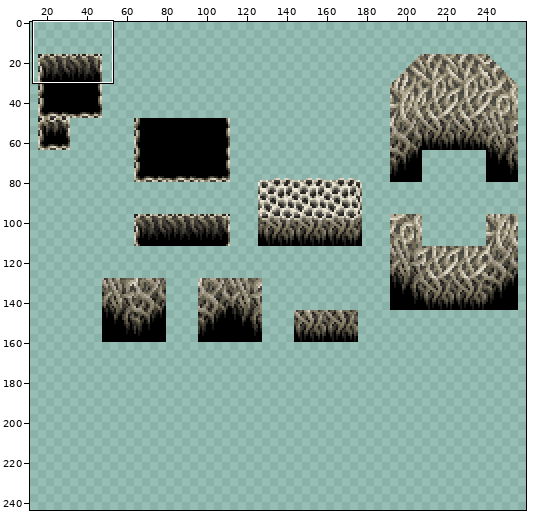
A sprite sheet gets an edit: public/gfx/tiles/vanaraPits.png. Above, an overview of the earlier version with the close-up marked.
Close-up. First the earlier version:
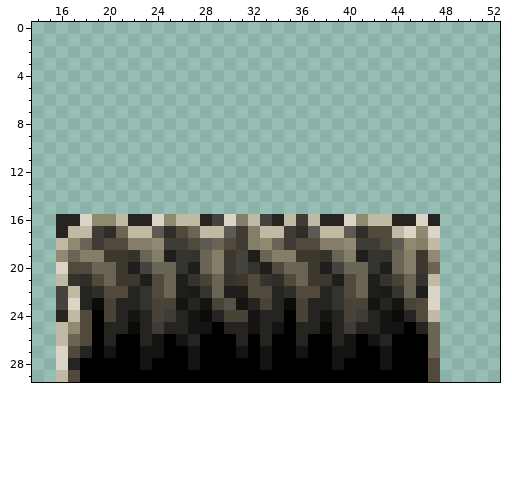
The file is 256x176 pixels. Colours within 5 levels of each other are drawn and written as one. Shown: x 14..52, y 0..29. The old version is drawn lined up with the new one, on the new canvas. The wide view leaves out empty margins. The commit also changed other parts of the picture, which this record leaves out.
The same view after the edit:
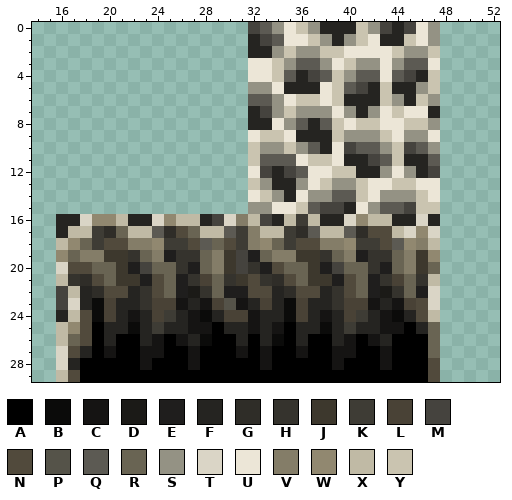
Palette (. is transparent): A #000000  B #0b0b0a  C #151413  D #1b1a17  E #1f1e1d  F #252421  G #2f2d28  H #35332d  J #3d382d  K #3e3c35  L #494236  M #45433e  N #514a3c  P #555349  Q #5c5a53  R #696453  S #949284  T #dad5c6  U #ece6d7  V #847d68  W #918870  X #c0baa5  Y #cac4b0
The edit:
canvas 256x176 -> 272x256
@@ x 30..49 @@
- 0 ....................
- 1 ....................
- 2 ....................
- 3 ....................
- 4 ....................
- 5 ....................
- 6 ....................
- 7 ....................
- 8 ....................
- 9 ....................
-10 ....................
-11 ....................
-12 ....................
-13 ....................
-14 ....................
-15 ....................
+ 0 ..MQSUYSFFFYSMFMUS..
+ 1 ..FMQUUYSFSYUFFYUS..
+ 2 ..FFSYSSYYUUUUYSSY..
+ 3 ..UUYSQQSUYSSUSQQU..
+ 4 ..UUYQFMQYSQQUQMFY..
+ 5 ..SSUFFFUYQMFYFFSY..
+ 6 ..QQSUYYUYFFFYSFYS..
+ 7 ..FMSYSSSUSFSUYUUF..
+ 8 ..FFUSQFQYUYYUUYYS..
+ 9 ..UYYUFFFYSSSYUSSU..
+10 ..YSSYSQFUMQQSYMQS..
+11 ..YQQQUYYUFFMQYFFQ..
+12 ..UMFMQUUYYFFSUSFM..
+13 ..YSFFSUYSSYUUYYUU..
+14 ..UYSFUSSQQYUSSSYU..
+15 ..SSUUYQMMFUSQQMYY..
 16 TVXMFXKXFFTWXXFFTF..
@@ x 17..37 @@
 23 TFBLFFHLLCFCLPCFLFBLF
-24 XNALFCFLKFCBFLLCFFALF
+24 XNBLFCFLKFCBFLLCFFBLF
 25 WNAFFBFKFFCCAFFCFCAFF
-26 RNAFAAFCACFAAAFAFAAFA
+26 RNAFAAFCACFBAAFAFBAFA
 27 NFACAACCAACAAACACAACA
